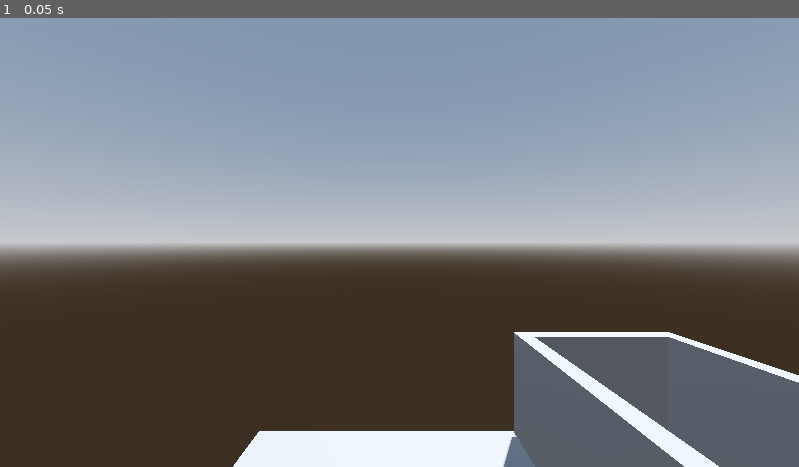
Above: before the commit, frame 1.
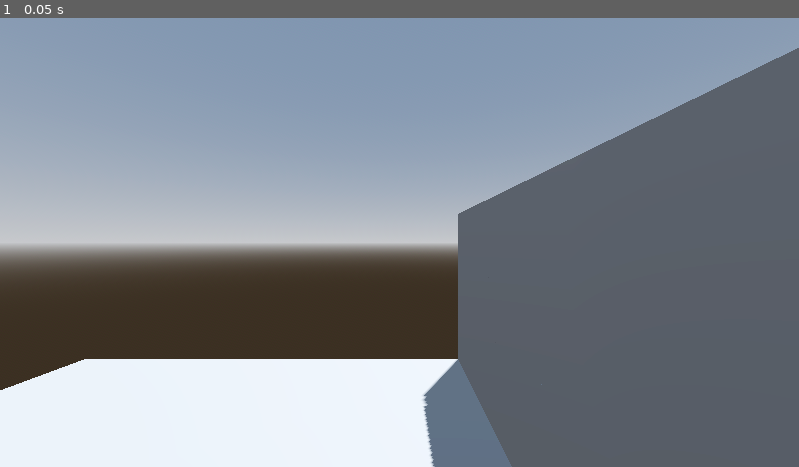
Above: after the commit, the same moment.

Repository: AdilDevStuff/PlayAtCamPos
Game: Godot game, scene res://Demo/demo_scene.tscn
Two runs of this game, one before a commit and one after it. Both use one fixed random seed, a clock stepped at 60 frames per second and the inputs below.
Inputs:
- Up to frame 1 (0.05 s): no input

The runs differ from the first frame. In frame 1, 35% of the frame differs, in the area x 0-100%, y 6-100%.

Commit message:
Fixed scene playing even if no target

Diff:
--- a/Demo/demo_scene.tscn
+++ b/Demo/demo_scene.tscn
@@ -54,7 +54,7 @@
 size = Vector3(11, 8, 1)
 
 [node name="Player" type="CharacterBody3D" parent="."]
-transform = Transform3D(1, 0, 0, 0, 1, 0, 0, 0, 1, -4.56494, 13.264, 13.8258)
+transform = Transform3D(1, 0, 0, 0, 1, 0, 0, 0, 1, 0.685953, 5.54157, 7.25527)
 metadata/_edit_group_ = true
 
 [node name="MeshInstance3D" type="MeshInstance3D" parent="Player"]
--- /dev/null
+++ b/node_3d.tscn
@@ -0,0 +1,3 @@
+[gd_scene format=3 uid="uid://dox11aw0wrm2w"]
+
+[node name="Node3D" type="Node3D"]
Not shown, changed: addons/PlayAtCamPos/plugin.gd
